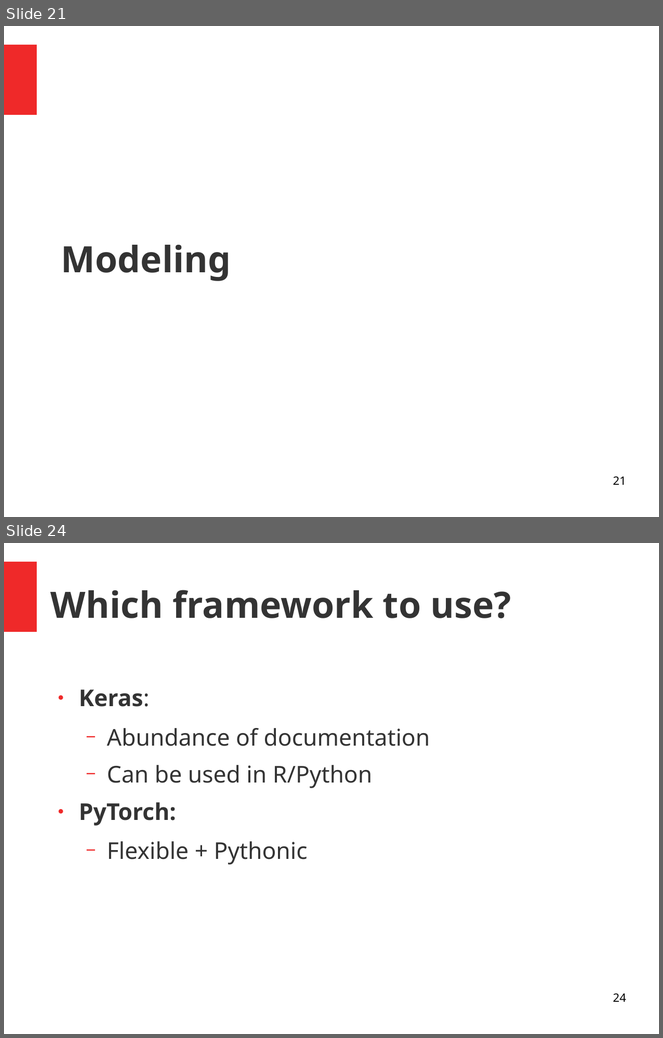
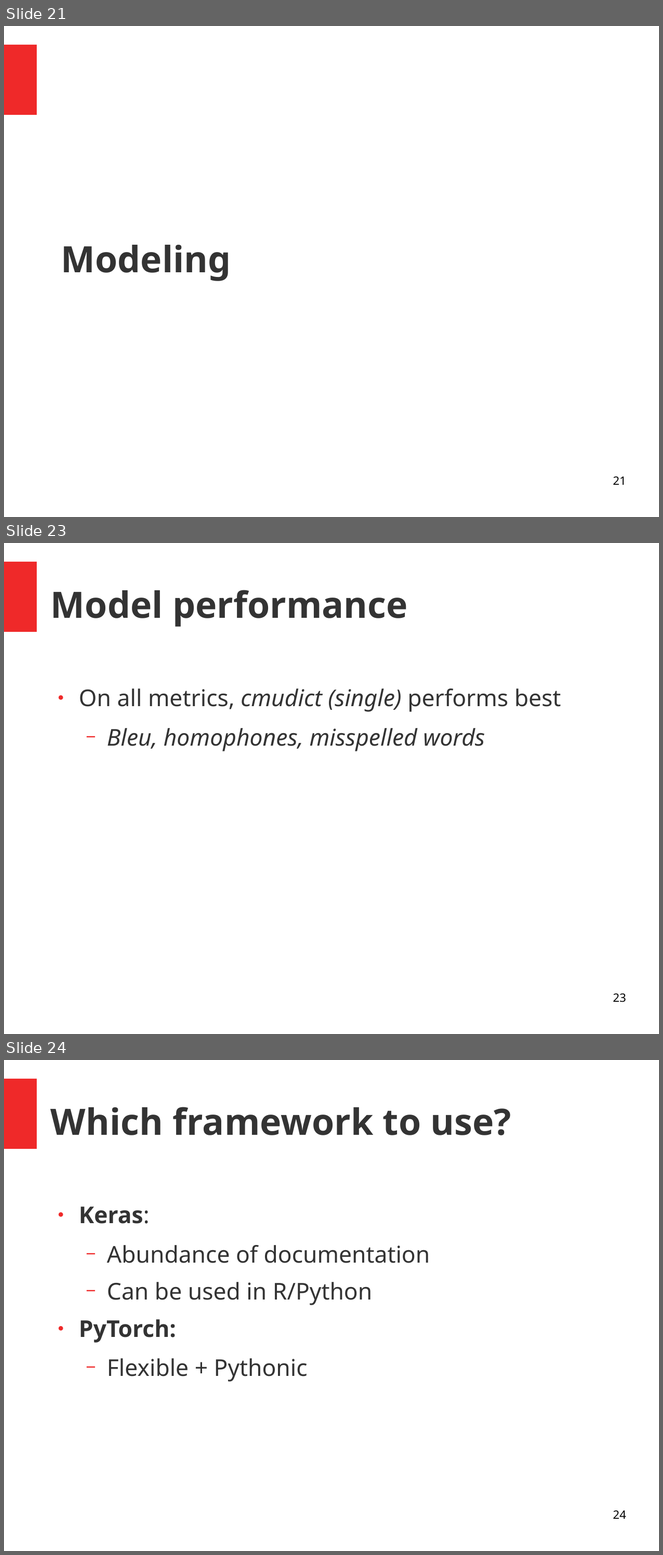
Before and after one commit to JasperHG90/Phonorm, a slide deck: docs/phonorm.odp. Shown one above the other, each under a label of ours: slides 21 and 24 before the commit, slides 21, 23 and 24 after it; the slides between them are not shown. The pictures are 663x1038 and 663x1555 pixels, drawn with LibreOffice and Linux fonts; fonts in the diff are those of the drawing. Boxes give left, top, right and bottom in pixels: in the first picture for what was removed or moved away, otherwise in the second. Text is boxed around its words. In the diff, an @@ line names an element or a change of style, - is before the commit and + after.

```diff
--- a/docs/phonorm.odp
+++ b/docs/phonorm.odp
@@ slide 23 added at (4,543,659,1034), background #FFFFFF; not listed: 1 template element that a slide beside it also shows @@
@@ title added at (51,590,408,627), 44 pt, text #333333, bold @@
+Model performance
@@ text added at (79,689,561,752), 28 pt, text #333333, italic @@
+● On all metrics, cmudict (single) performs best
+  − Bleu, homophones, misspelled words
@@ page number added at (613,994,626,1003), 14 pt, text #000000 @@
+23
```
Also in this commit, not shown: 7 slides changed, 2 other slides added, 4 slides removed, 1 other file.
